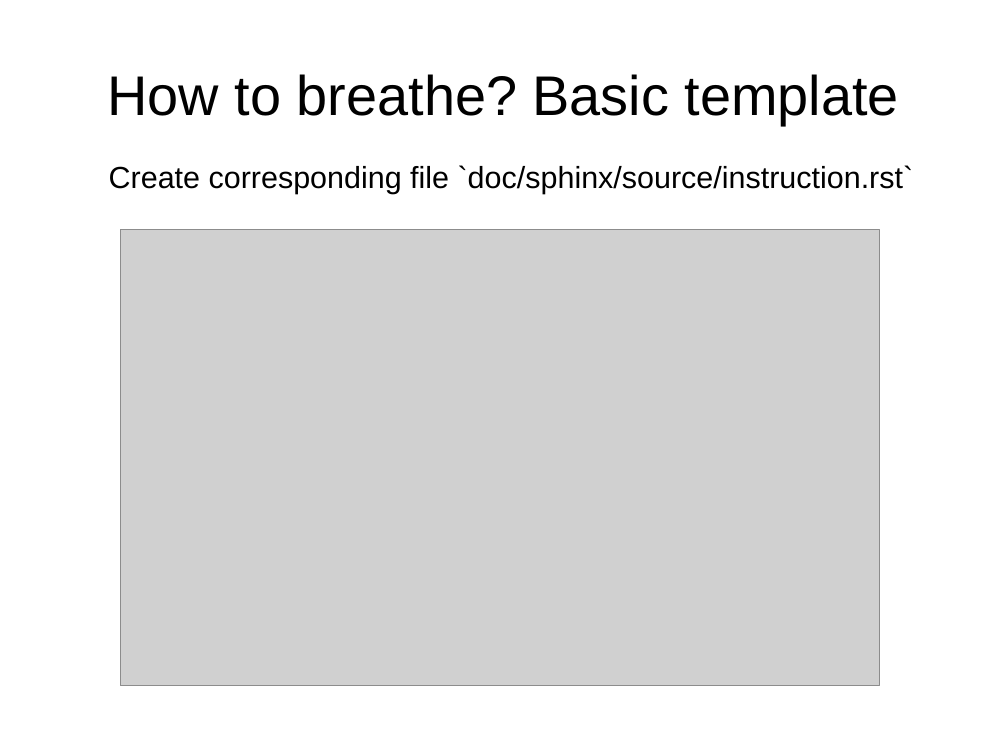
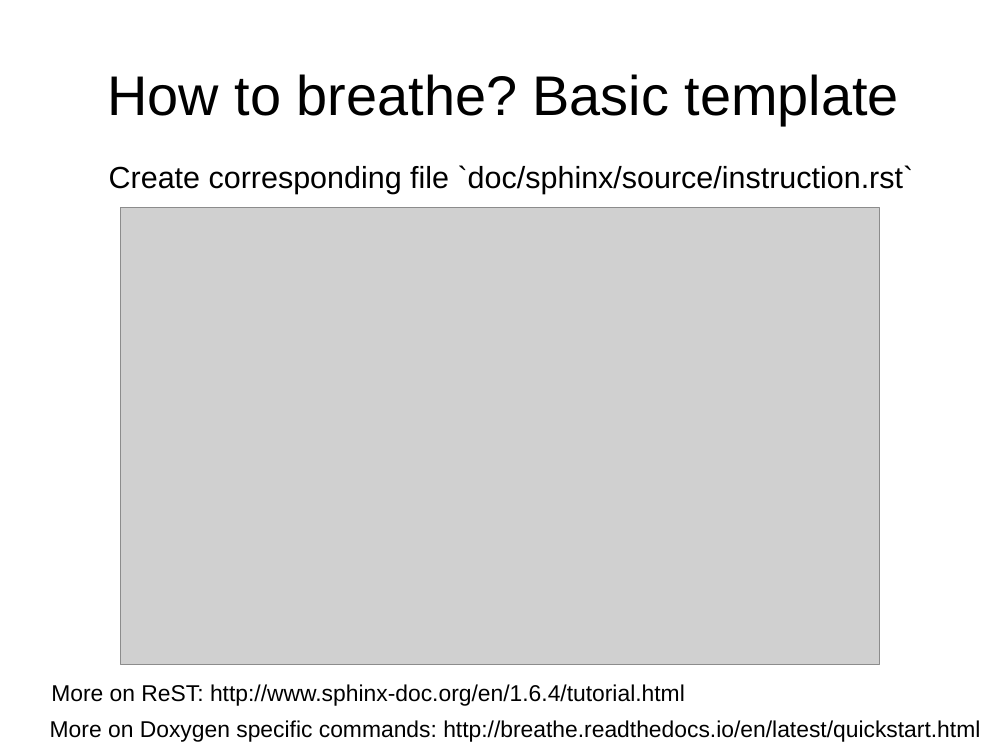
Before and after one commit to vindex10/codoc, a slide deck: slide 33 of slides/codoc.odp. Drawn at 1008x756 pixels with LibreOffice and Linux fonts; fonts in the diff are those of the drawing; grey boxes stand for pictures. Boxes give left, top, right and bottom in pixels: in the first picture for what was removed or moved away, otherwise in the second. Text is boxed around its words. In the diff, an @@ line names an element or a change of style, - is before the commit and + after.

```diff
--- a/slides/codoc.odp
+++ b/slides/codoc.odp
@@ picture: place and size @@
-picture at [120,230,879,686]
+picture at [120,208,879,664]
@@ text added at [51,684,685,706], 18 pt, text #000000 @@
+More on ReST: http://www.sphinx-doc.org/en/1.6.4/tutorial.html
@@ text added at [50,720,980,742], 18 pt, text #000000 @@
+More on Doxygen specific commands: http://breathe.readthedocs.io/en/latest/quickstart.html
```
Also in this commit, not shown: 4 other slides changed, 1 other file.
